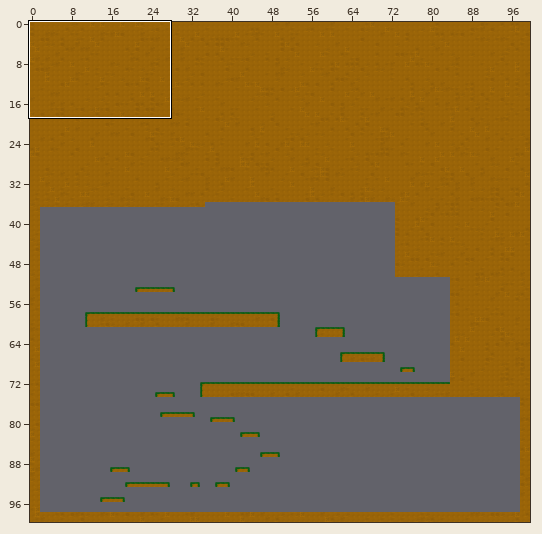
Two versions of a level (Tiled map, assets/maps/DDaveLevel/world.tmx). Above, an overview of the earlier version with the close-up marked.
Close-up. The starting point:
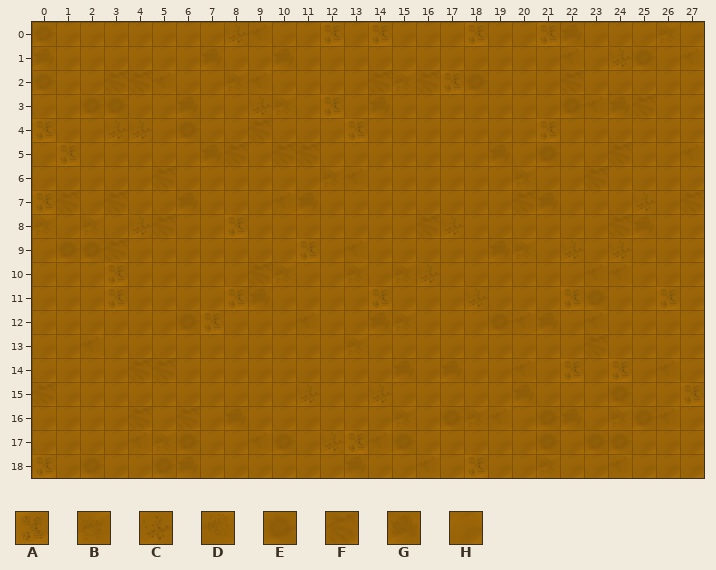
Cells are 32x32 px. Shown: x 0..27, y 0..18. The commit also changed other parts of the map, which this record leaves out.
Key: from "dave": A 0, B 1, C 2, D 3, E 4, F 5, G 6, H 7.
_ is an empty cell.
Layer "obstacles" before, first column x 0:
 0 EHHHHHHHCDHHAHAHHHAHHAGHHHBH
 1 GHHHHHHGHHGHHHHHHHHHHHDHCEHD
 2 EHHFFDHHBDHHHHFBFAEHHHFHHHHH
 3 HHEEHHGHHCBHAHGHHHHHHHEDGFHH
 4 AHHCCHEHHFHHHAHHHHHHHAHHHHHH
 5 HAHHHHHGFHFFHHHHHHHGHEHHFHHD
 6 HHHHHFHHHHHHBDHHHHHHBHHFHHHH
 7 AFHFHHGHHHDGHHHHHHHHFGHHHCHF
 8 BHBHCFHHAHHHHHHHFCHHHHHHFGHH
 9 HEEFHHHHHHHAHDHHHHHGBHCHCHHH
10 HHHAHHHHHFBHHBHBCHHHHHHDDHHH
11 HHHAHHHHAGHHHHAHHHCHHHAEHHAH
12 HHHHHHEAHHHDHHGBHHHEDGHDHHHH
13 HHDHHHHHHHHHHBHHHHHHHHHFHHHH
14 HHHHFFHHHHHHHHHGHGHHDHAHAHDH
15 FHHHHHHHHHHCHHCHHHHHGHHHEHHA
16 HHHHFHFHGHHHHHHBHEBDHEGHBEDH
17 HHHHDBEHHDEHCADEHHHHHEHEEHHH
18 AHEHHEGHHHHHHGHHDHAHHBHHDHHH
The same view after the edit:
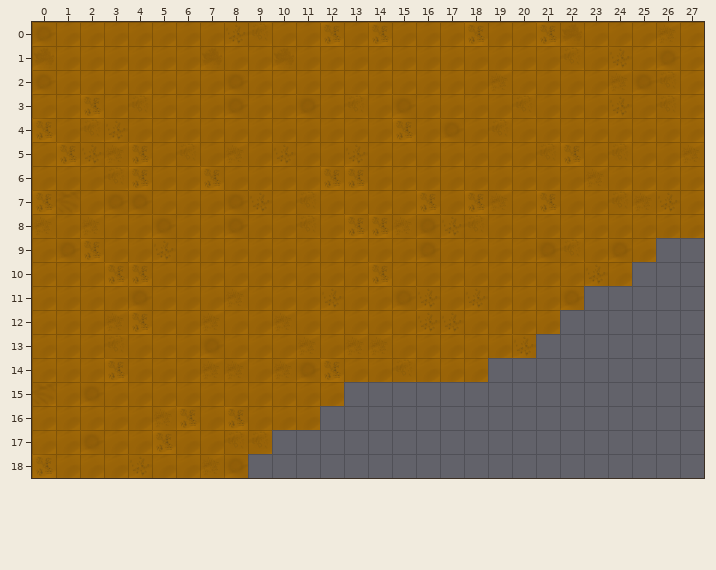
Change:
Layer "obstacles":
Tile A replaces tile B in row 6 at x 12; in row 17 at x 5.
Tile A replaces tile D in row 6 at x 13.
Tile A replaces tile F in row 16 at x 6.
Tile A replaces tile G in row 7 at x 21; in row 16 at x 8.
Tile A replaces tile H in row 4 at x 15; in row 5 at x 4 and 22; in row 6 at x 4 and 7; in row 7 at x 16 and 18; in row 8 at x 13 to 14; in row 10 at x 4 and 14.
Tile A replaces tile H in row 12 at x 4; in row 14 at x 3 and 12.
Tile B replaces tile A in row 11 at x 8; in row 12 at x 7.
Tile H replaces tile A in row 2 at x 17; in row 3 at x 12; in row 4 at x 13 and 21; in row 9 at x 11; in row 11 at x 3 and 14.
Tile A is removed in row 11 at x 26; in row 14 at x 22 and 24; in row 15 at x 27; in row 17 at x 13; in row 18 at x 18.
Tile B is removed in row 16 at x 15, 18 and 24; in row 18 at x 21.
Tile C is removed in row 15 at x 14; in row 17 at x 12.
Tile D is removed in row 12 at x 23; in row 14 at x 20 and 26; in row 16 at x 19 and 26; in row 17 at x 14; in row 18 at x 16 and 24.
Tile E is removed in row 11 at x 23; in row 15 at x 24; in row 16 at x 17, 21 and 25; in row 17 at x 10, 15, 21 and 23 to 24.
Tile F is removed in row 13 at x 23.
Tile G is removed in row 15 at x 20; in row 16 at x 22; in row 18 at x 13.
Tile H is removed in row 9 at x 26 to 27; in row 10 at x 25 to 27; in row 11 at x 24 to 25 and 27; in row 12 at x 22 and 24 to 27; in row 13 at x 21 to 22 and 24 to 27; in row 14 at x 19, 21, 23, 25 and 27.
Tile H is removed in row 15 at x 13, 15 to 19, 21 to 23 and 25 to 26; in row 16 at x 12 to 14, 16, 20, 23 and 27; in row 17 at x 11, 16 to 20, 22 and 25 to 27; in row 18 at x 9 to 12, 14 to 15, 17, 19 to 20, 22 to 23 and 25 to 27.
